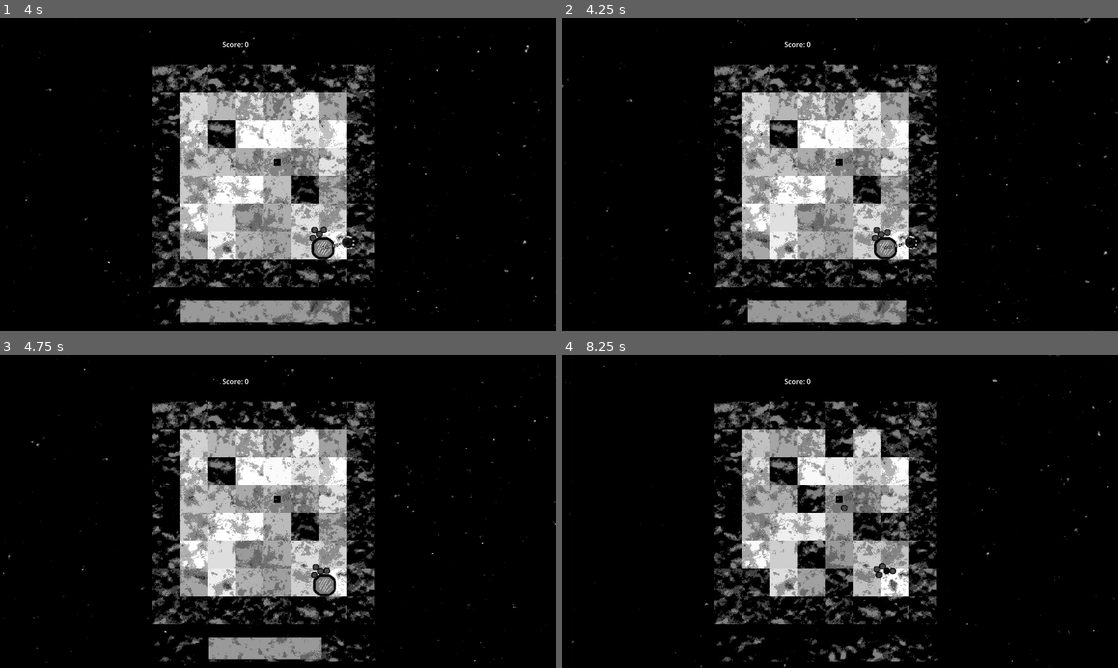
Above: before the commit, frames 1-4 (two rows, left to right).
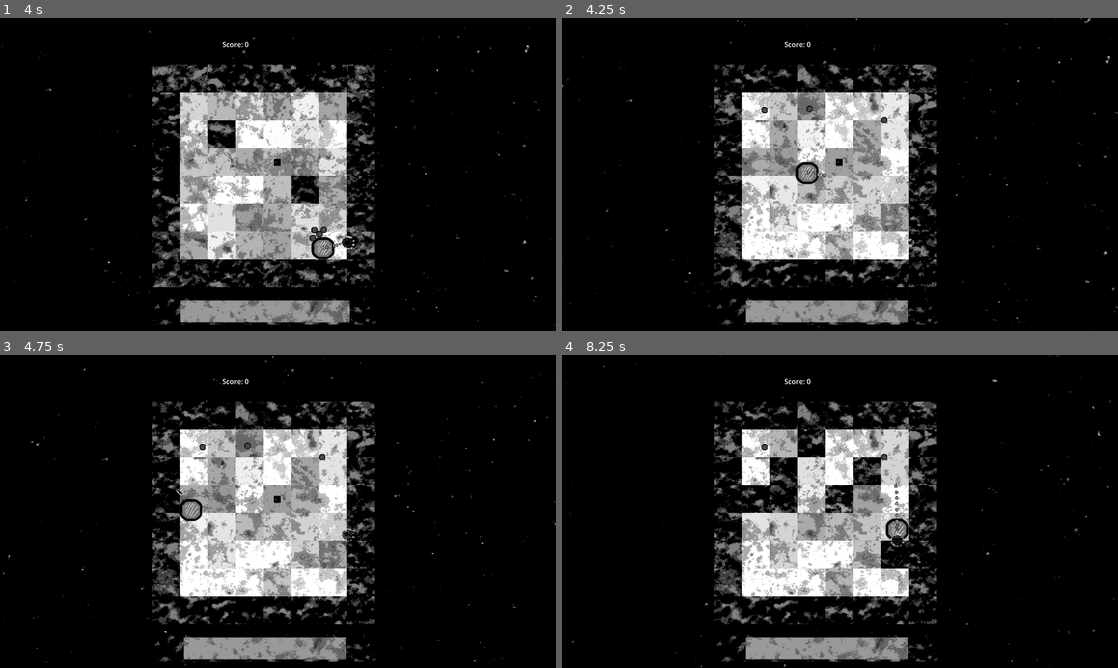
Above: after the commit, the same moments.

Repository: Indivicivet/ludumdare54
Game: Godot game, scene res://ludumdare54.tscn
Two runs of this game, one before a commit and one after it. Both use one fixed random seed, a clock stepped at 60 frames per second and the inputs below.
Inputs (mouse positions are in pixels of both pictures, inside the frame that each line leads up to):
- Up to frame 1 (4 s): move the mouse to (400, 158) at 0.52 s; press the mouse at (400, 158) at 0.53 s; hold Right (right) 0.53-1.28 s; move the mouse to (166, 190) at 1.27 s; release the mouse at (166, 190) at 1.28 s; hold Down (down) 1.28-2.03 s; click (166, 190) at 1.35 s; move the mouse to (333, 105) at 2.02 s; press the mouse at (333, 105) at 2.03 s; hold Right (right) 2.03-2.78 s; move the mouse to (250, 237) at 2.77 s; release the mouse at (250, 237) at 2.78 s; hold Up (up) 2.78-3.53 s; click (250, 237) at 2.85 s; move the mouse to (444, 221) at 3.52 s; press the mouse at (444, 221) at 3.53 s; hold Left (left) from 3.53 s (still down)
- Up to frame 2 (4.25 s): keep holding Left (left); tap R (restart) at 4.15 s
- Up to frame 3 (4.75 s): keep holding Left (left); move the mouse to (111, 464) at 4.27 s; release the mouse at (111, 464) at 4.28 s; click (111, 464) at 4.35 s
- Up to frame 4 (8.25 s): move the mouse to (867, 511) at 5.02 s; release Left (left) at 5.03 s; press the mouse at (867, 511) at 5.03 s; hold Down (down) 5.03-5.78 s; move the mouse to (756, 433) at 5.77 s; release the mouse at (756, 433) at 5.78 s; hold Right (right) 5.78-6.53 s; click (756, 433) at 5.85 s; move the mouse to (962, 495) at 6.52 s; press the mouse at (962, 495) at 6.53 s; hold Up (up) 6.53-7.28 s; move the mouse to (728, 527) at 7.27 s; release the mouse at (728, 527) at 7.28 s; hold Right (right) 7.28-8.03 s; click (728, 527) at 7.35 s; move the mouse to (895, 442) at 8.02 s; press the mouse at (895, 442) at 8.03 s; hold Down (down) from 8.03 s (still down)

Frame 1 is identical in both runs. In frame 2, 18% of the frame differs, in the area x 27-68%, y 14-98%; in frame 3, 19%; in frame 4, 21%.
Error after the commit: Invalid access to property or key 'global_position' on a base object of type 'previously freed'. (res://scripts/enemy_type1.gd:37)

Commit message:
not-yet-working reset mechanism

Diff:
--- a/scripts/global_game_manager.gd
+++ b/scripts/global_game_manager.gd
@@ -1,4 +1,7 @@
 extends Node2D
+
+
+@onready var play_region = preload("res://play_region.tscn")
 
 
 func _process(_delta):
@@ -6,4 +9,8 @@
 		get_tree().quit()
 		return
 	if Input.is_action_just_pressed("restart"):
-		print("restart...")
+		var pos = get_node("play_region").transform.get_origin();
+		get_node("play_region").queue_free()
+		var inst = play_region.instantiate()
+		add_child(inst)
+		inst.transform.origin = pos;
